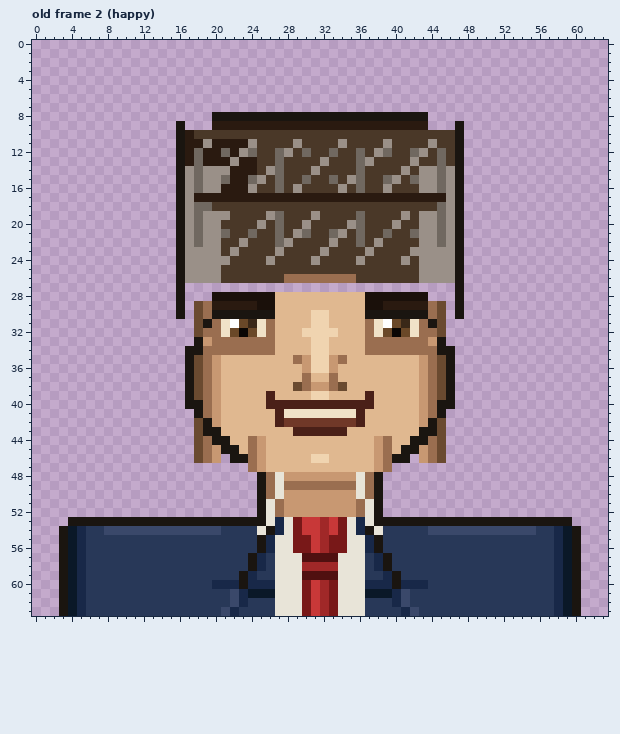
Two states of a pixel-art file, public/sprites/agents/thomas_park_portraits.aseprite. This is how it looked before the edit.
64x64 pixels, 5 frames. Colours within 5 levels of each other are drawn and written as one. Shown: old frame 2 (happy).
The result:
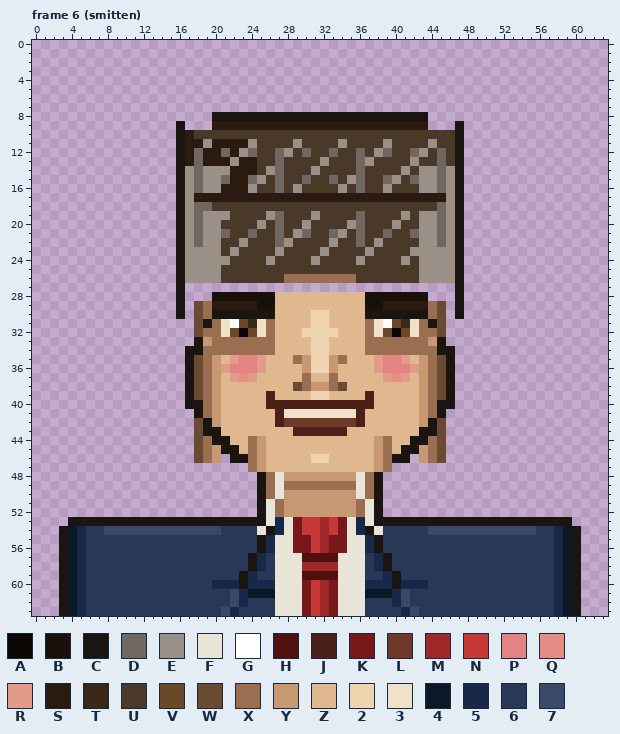
Palette (. is transparent): A #0a0604  B #1a100a  C #1a1510  D #706860  E #9a9088  F #e8e4d8  G #ffffff  H #501010  J #4a2018  K #781818  L #703828  M #a02828  N #c83838  P #e48482  Q #e38d85  R #e29b88  S #2a1a10  T #3a2818  U #4a3828  V #6a4828  W #6a4a30  X #9a6e50  Y #c89872  Z #e0b890  2 #f0d4b0  3 #f0e2c8  4 #0a1828  5 #182848  6 #283858  7 #3a486a
A new or re-ordered frame is compared with the old frame closest to it.
The exact change:
frames 5 -> 6
Frame 6 (smitten) is new; against old frame 2 (happy):
Colour Z gives way to colour P in row 35 at x 23 to 24 and 39 to 40; in row 36 at x 22 to 24 and 39 to 41.
Colour Z gives way to colour Q in row 37 at x 23 and 40.
Colour Z gives way to colour R in row 35 at x 22, 25, 38 and 41; in row 36 at x 21, 25, 38 and 42; in row 37 at x 22, 24, 39 and 41.
Pixel boxes of the changes (left, top, right, bottom) in both pictures:
changed: (221, 355, 266, 382)
changed: (374, 355, 419, 382)
